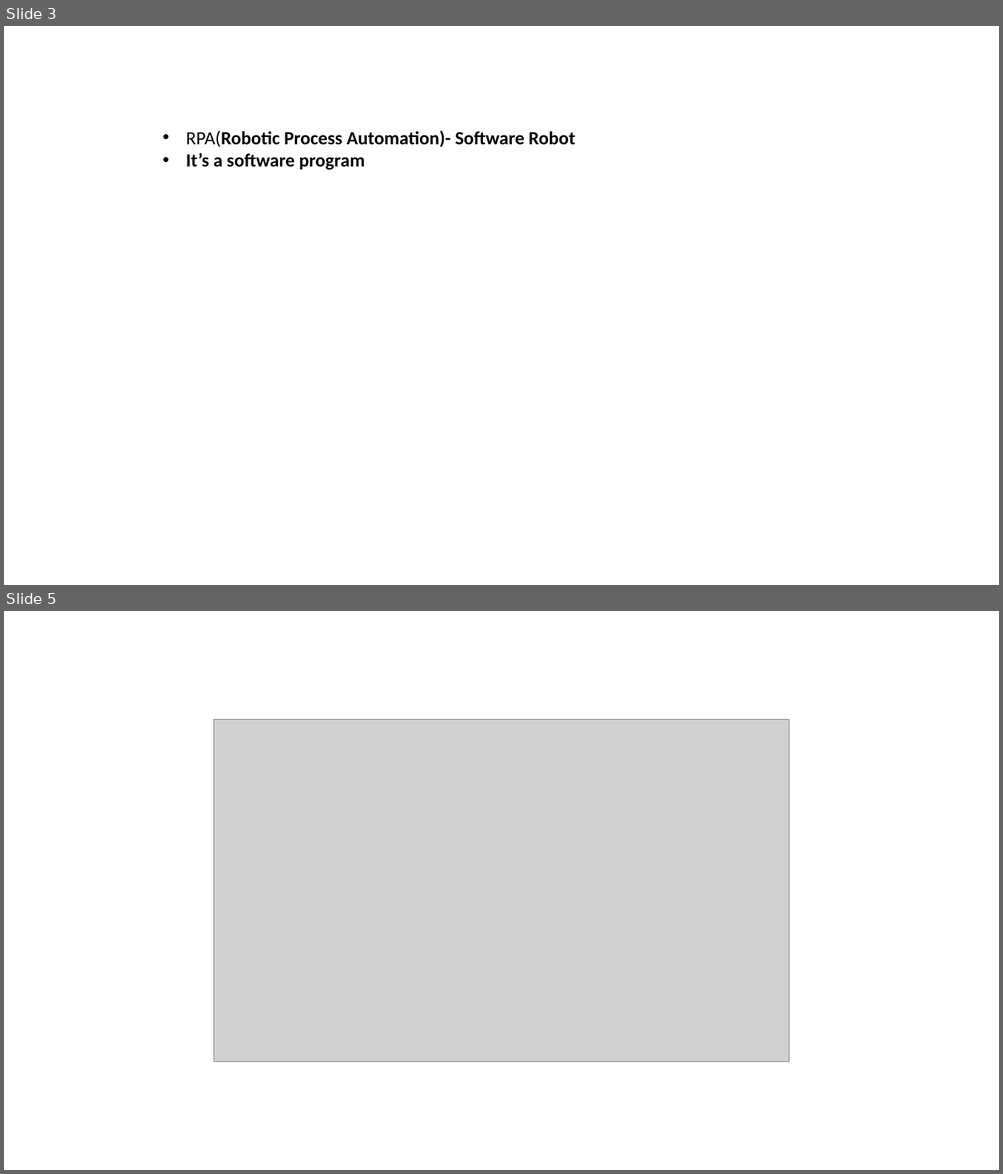
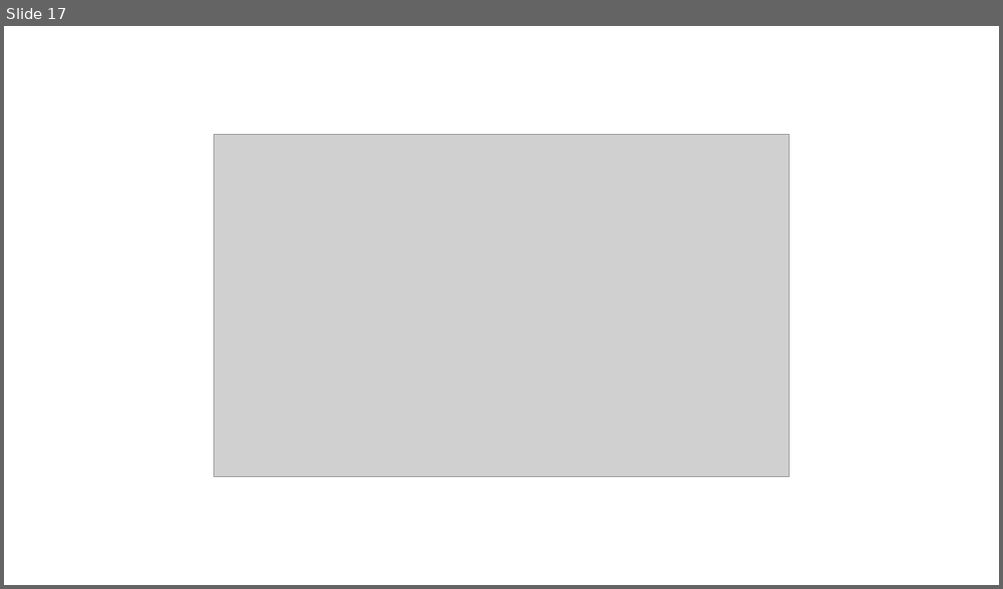
Before and after one commit to gdssclasses/gdss, a slide deck: RPA.pptx. Shown one above the other, each under a label of ours: slides 3 and 5 before the commit, slide 17 after it; the slides between them are not shown. The pictures are 1003x1174 and 1003x589 pixels, drawn with LibreOffice and Linux fonts; fonts in the diff are those of the drawing; grey boxes stand for pictures. Boxes give left, top, right and bottom in pixels: in the first picture for what was removed or moved away, otherwise in the second. Text is boxed around its words. In the diff, an @@ line names an element or a change of style, - is before the commit and + after.

```diff
--- a/RPA.pptx
+++ b/RPA.pptx
@@ slide 3 removed at (4, 26, 999, 585), background #FFFFFF @@
@@ text removed at (186, 130, 575, 170) @@
-• RPA(Robotic Process Automation)- Software Robot
-• It’s a software program
@@ what was slide 5 is now slide 17 @@
```
Also in this commit, not shown: 2 slides changed, 18 slides added, 4 other slides removed.
